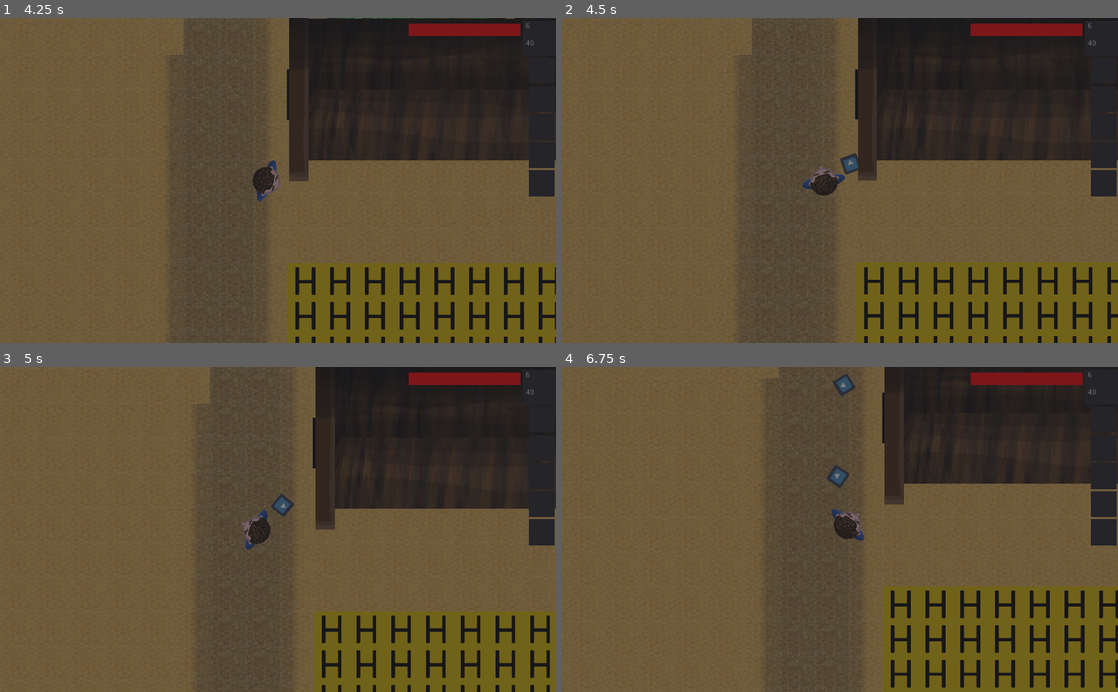
Above: before the commit, frames 1-4 (two rows, left to right).
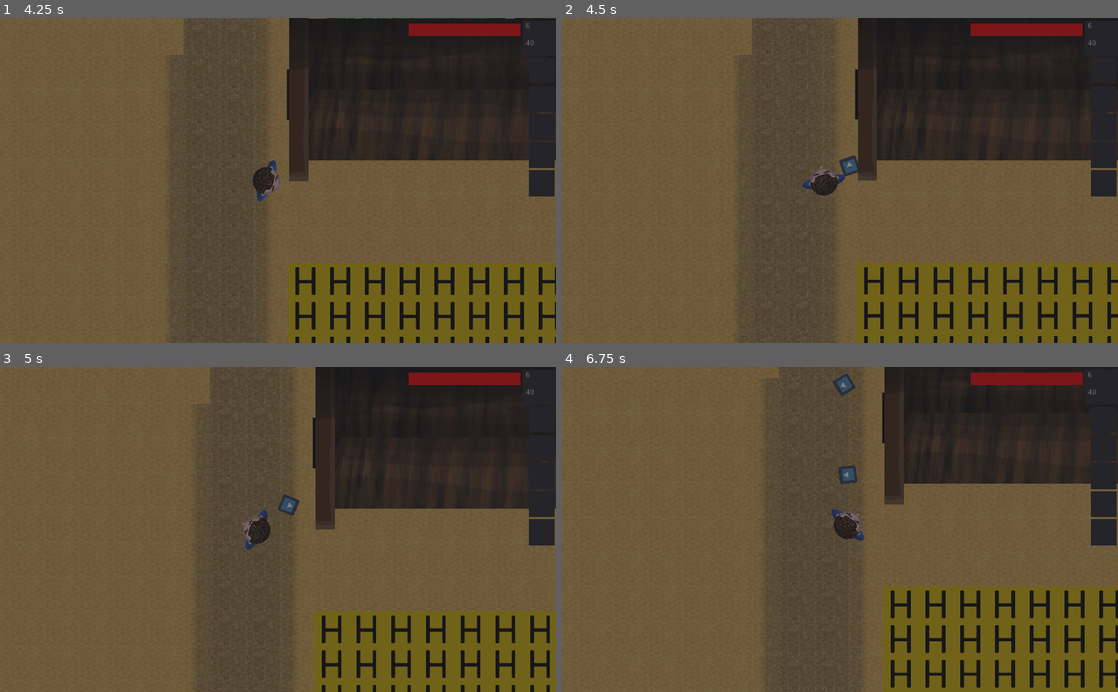
Above: after the commit, the same moments.

Repository: JortvD/ld49
Game: Godot game, scene res://scenes/MainScene.tscn
Two runs of this game, one before a commit and one after it. Both use one fixed random seed, a clock stepped at 60 frames per second and the inputs below. The engine's default icon, where the game draws it, is replaced by a stand-in: a white triangle on a blue panel in a dark square.
Inputs (mouse positions are in pixels of both pictures, inside the frame that each line leads up to):
- Up to frame 1 (4.25 s): tap Enter at 0.5 s; move the mouse to (400, 164) at 0.52 s; hold Right (ui_right) 0.53-1.28 s; tap Space at 0.6, 0.77, 1.07, 1.52, 1.55, 1.82, 2.1, 3.02, 3.05, 3.32, 3.6, 3.77, 4.07 s; move the mouse to (166, 196) at 1.27 s; hold Down (ui_down) 1.28-2.03 s; tap R at 1.35, 2.85 s; move the mouse to (333, 109) at 2.02 s; hold Right (ui_right) 2.03-2.78 s; move the mouse to (250, 245) at 2.77 s; hold Up (ui_up) 2.78-3.53 s; move the mouse to (444, 229) at 3.52 s; hold Left (ui_left) from 3.53 s (still down)
- Up to frame 2 (4.5 s): keep holding Left (ui_left); move the mouse to (673, 131) at 4.27 s; tap R at 4.35 s
- Up to frame 3 (5 s): keep holding Left (ui_left); tap Space at 4.52, 4.55, 4.82 s
- Up to frame 4 (6.75 s): move the mouse to (867, 529) at 5.02 s; release Left (ui_left) at 5.03 s; hold Down (ui_down) 5.03-5.78 s; tap Space at 5.1, 6.02, 6.05, 6.32, 6.6 s; move the mouse to (756, 448) at 5.77 s; hold Right (ui_right) 5.78-6.53 s; tap R at 5.85 s; move the mouse to (962, 513) at 6.52 s; hold Up (ui_up) from 6.53 s (still down)

Frame 1 is identical in both runs. In frame 2, 0.1% of the frame differs, in the area x 49-54%, y 41-49%; in frame 3, 0.2%; in frame 4, 0.3%, in the area x 47-54%, y 2-38%.

Commit message:
Mayor talkie walkie

Diff:
--- a/Player/Player.gd
+++ b/Player/Player.gd
@@ -16,6 +16,7 @@
 
 var alcohol = 1
 var money = 0
+var city_money = 0
 
 func _ready():
 	for n in range(INVENTORY_SIZE):
--- a/dialog.json
+++ b/dialog.json
@@ -235,9 +235,225 @@
 					"type": "EXIT",
 					"name": "#npc#",
 					"text": "If you didn't need to be here, why are you here than?"
+				},
+				{
+					"id": "b2",
+					"type": "LOGIC",
+					"t": "b3",
+					"f": "d1",
+					"var": "money",
+					"prop": "EQ",
+					"const": "1"
+				},
+				{
+					"id": "b2",
+					"type": "EXIT",
+					"name": "Mayor",
+					"text": "Oh wow, I don't know what to say. Thanks for the 'donation' though!"
+				},
+				{
+					"id": "d1",
+					"type": "EXIT",
+					"name": "Mayor",
+					"text": "You can't make a 'donation' without money"
 				}
 			]
 
+		},
+		{
+			"id": "mayor-buying-city",
+			"dictionary": ["npc"],
+			"variables": ["money", "reputation"],
+			"start": "a1",
+			"messages": [
+				{
+					"id": "a1",
+					"name": "Mayor",
+					"text": "I don't know what to do...",
+					"next": "a2",
+					"type": "CONTINUE"
+				},{
+					"id": "a2",
+					"name": "Mayor",
+					"text": "We are all out of money....",
+					"next": "a3",
+					"type": "CONTINUE"
+				},{
+					"id": "a3",
+					"name": "Mayor",
+					"text": "I don't have any options left...",
+					"next": "a4",
+					"type": "CONTINUE"
+				},{
+					"id": "a4",
+					"name": "Mayor",
+					"text": "Do you have any idea what I should do?",
+					"choices": [
+						{
+							"text": "Sell the city",
+							"next": "a4a1"
+						},
+						{
+							"text": "I can 'donate' money",
+							"next": "a4b1"
+						},
+						{
+							"text": "I don't know",
+							"next": "a4c1"
+						}
+					],
+					"type": "QUESTION"
+				},{
+					"id": "a4a1",
+					"t": "a4a2",
+					"f": "a4a3",
+					"var": "reputation",
+					"prop": "EQ",
+					"const": "100",
+					"type": "LOGIC"
+				},{
+					"id": "a4a2",
+					"name": "Mayor",
+					"text": "You know what. You are right. I put my full trust in you. ",
+					"type": "EXIT"
+				},{
+					"id": "a4a3",
+					"name": "Mayor",
+					"text": "Why would you even suggest that? That is a very stupid idea",
+					"type": "EXIT"
+				},{
+					"id": "a4b1",
+					"t": "a4b2",
+					"f": "a4b3",
+					"var": "money",
+					"prop": "EQ",
+					"const": "1",
+					"type": "LOGIC"
+				},{
+					"id": "a4b2",
+					"name": "Mayor",
+					"text": "Thank you! In these dificult times a 'donation' is always welcome!",
+					"type": "EXIT"
+				},{
+					"id": "a4b3",
+					"name": "Mayor",
+					"text": "I would love to have a 'donation', but it seems like you don't have that kind of money",
+					"type": "EXIT"
+				},{
+					"id": "a4c1",
+					"name": "Mayor",
+					"text": "I think I am doomed...",
+					"type": "EXIT"
+				}
+			]
+		},
+		{
+			"id": "mayor-bank",
+			"dictionary": ["npc"],
+			"variables": [],
+			"start": "a1",
+			"messages": [
+				{
+					"id": "a1",
+					"name": "mayor",
+					"text": "Oh don't mind me I am just withdrawing some money",
+					"next": "a2",
+					"type": "CONTINUE"
+				},{
+					"id": "a2",
+					"name": "Mayor",
+					"text": "Probably shouldn't do this after those few beers at the saloon",
+					"next": "a3",
+					"type": "CONTINUE"
+				},{
+					"id": "a3",
+					"name": "Mayor",
+					"text": "I can get quite forgetful",
+					"next": "a4",
+					"type": "CONTINUE"
+				},{
+					"id": "a4",
+					"name": "Mayor",
+					"text": "Well I should probably get back to work very soon",
+					"type": "EXIT"
+				}
+			]
+		},
+		{
+			"id": "mayor-sleeping",
+			"dictionary": ["npc"],
+			"variables": [],
+			"start": "a1",
+			"messages": [
+				{
+					"id": "a1",
+					"name": "Mayor",
+					"text": "Get out of my home I am trying to sleep",
+					"type": "EXIT"
+				}
+			]
+		},
+		{
+			"id": "mayor-working",
+			"dictionary": ["npc"],
+			"variables": ["reputation"],
+			"start": "a1",
+			"messages": [
+				{
+					"id": "a1",
+					"t": "b1",
+					"f": "c1",
+					"var": "reputation",
+					"prop": "GT",
+					"const": "70",
+					"type": "LOGIC"
+				},{
+					"id": "b1",
+					"name": "Mayor",
+					"text": "Nice to see you. I can use someone to brighten the room while working",
+					"type": "EXIT"
+				},{
+					"id": "c1",
+					"t": "d1",
+					"f": "e1",
+					"var": "reputation",
+					"prop": "LT",
+					"const": "30",
+					"type": "LOGIC"
+				},{
+					"id": "d1",
+					"name": "Mayor",
+					"text": "Go away while I'm working!",
+					"type": "EXIT"
+				},{
+					"id": "e1",
+					"name": "Mayor",
+					"text": "Would you like to be quiet while I'm working",
+					"type": "EXIT"
+				}
+			]
+		},
+		{
+			"id": "mayor-relaxing",
+			"dictionary": ["npc"],
+			"variables": ["money", "reputation"],
+			"start": "a1",
+			"messages": [
+				{
+					"id": "a1",
+					"name": "Mayor",
+					"text": "I'm sorry I would like to be left alone and enjoy my beer on my own.",
+					"type": "EXIT"
+				}
+			]
+		},
+		{
+			"id": "template",
+			"dictionary": ["npc"],
+			"variables": ["money", "reputation"],
+			"start": "a1",
+			"messages": [
+			]
 		}
 	]
 }
--- a/dialog/DialogueSystem.gd
+++ b/dialog/DialogueSystem.gd
@@ -66,17 +66,22 @@
 			show_dialog()
 			show_text(parse_text(message.name, cur_story.dict), parse_text(message.text, cur_story.dict), choices)
 		"LOGIC":
+			var constant = message["const"]
+
+			if(constant.is_valid_integer()): constant = int(constant)
+			elif(constant.is_valid_float()): constant = float(constant)
+
 			match message.prop:
 				"EQ": # =
-					if(cur_story.vars[message.var] == message["const"]):
+					if(cur_story.vars[message.var] == constant):
 						open_message(message.t)
 					else: open_message(message.f)
 				"LT": # <
-					if(cur_story.vars[message.var] < message["const"]):
+					if(cur_story.vars[message.var] < constant):
 						open_message(message.t)
 					else: open_message(message.f)
 				"GT": # >
-					if(cur_story.vars[message.var] > message["const"]):
+					if(cur_story.vars[message.var] > constant):
 						open_message(message.t)
 					else: open_message(message.f)
 				"HAS": # .has
--- a/npc/Handler1.gd
+++ b/npc/Handler1.gd
@@ -31,9 +31,31 @@
 		if event.scancode == KEY_SPACE and $"/root/MainScene/CanvasLayer/DayNightCycle".hour == 7:
 			$"/root/MainScene/CanvasLayer/Dialog".start_story("mayor-walking", {"npc": $"..".names["Mayor"]}, {}, self)
 			$"..".start_conversation()
-		if event.scancode == KEY_SPACE and $"/root/MainScene/CanvasLayer/DayNightCycle".hour >= 15 and $"/root/MainScene/CanvasLayer/DayNightCycle".hour <= 18:
+		if event.scancode == KEY_SPACE and $"/root/MainScene/CanvasLayer/DayNightCycle".hour >= 14 and $"/root/MainScene/CanvasLayer/DayNightCycle".hour < 18 and not $"/root/MainScene/Player".city_money == 0:
 			$"/root/MainScene/CanvasLayer/Dialog".start_story("mayor-bribing", {"npc": $"..".names["Mayor"]}, {"money": $"/root/MainScene/Player".money, "reputation": $"..".reputation["Player"]}, self)
 			$"..".start_conversation()
+		if event.scancode == KEY_SPACE and $"/root/MainScene/CanvasLayer/DayNightCycle".hour >= 14 and $"/root/MainScene/CanvasLayer/DayNightCycle".hour < 18 and $"/root/MainScene/Player".city_money == 0:
+			$"/root/MainScene/CanvasLayer/Dialog".start_story("mayor-buying-city", {"npc": $"..".names["Mayor"]}, {"money": $"/root/MainScene/Player".money, "reputation": $"..".reputation["Player"]}, self)
+			$"..".start_conversation()
+		if event.scancode == KEY_SPACE and $"/root/MainScene/CanvasLayer/DayNightCycle".hour >= 18 and $"/root/MainScene/CanvasLayer/DayNightCycle".hour < 19:
+			$"/root/MainScene/CanvasLayer/Dialog".start_story("mayor-bank", {"npc": $"..".names["Mayor"]}, {}, self)
+			$"..".start_conversation()
+		if event.scancode == KEY_SPACE and $"/root/MainScene/CanvasLayer/DayNightCycle".hour >= 2 and $"/root/MainScene/CanvasLayer/DayNightCycle".hour < 8:
+			$"/root/MainScene/CanvasLayer/Dialog".start_story("mayor-sleeping", {"npc": $"..".names["Mayor"]}, {}, self)
+			$"..".start_conversation()
+		if event.scancode == KEY_SPACE and $"/root/MainScene/CanvasLayer/DayNightCycle".hour >= 2 and $"/root/MainScene/CanvasLayer/DayNightCycle".hour < 8:
+			$"/root/MainScene/CanvasLayer/Dialog".start_story("mayor-sleeping", {"npc": $"..".names["Mayor"]}, {}, self)
+			$"..".start_conversation()
+		if event.scancode == KEY_SPACE and $"/root/MainScene/CanvasLayer/DayNightCycle".hour >= 8 and $"/root/MainScene/CanvasLayer/DayNightCycle".hour < 12:
+			$"/root/MainScene/CanvasLayer/Dialog".start_story("mayor-working", {"npc": $"..".names["Mayor"]}, {"reputation": $"..".reputation["Player"]}, self)
+			$"..".start_conversation()
+		if event.scancode == KEY_SPACE and $"/root/MainScene/CanvasLayer/DayNightCycle".hour >= 12 and $"/root/MainScene/CanvasLayer/DayNightCycle".hour < 14:
+			$"/root/MainScene/CanvasLayer/Dialog".start_story("mayor-relaxing", {"npc": $"..".names["Mayor"]}, {}, self)
+			$"..".start_conversation()
+		if event.scancode == KEY_SPACE and ($"/root/MainScene/CanvasLayer/DayNightCycle".hour >= 19 or $"/root/MainScene/CanvasLayer/DayNightCycle".hour < 2):
+			$"/root/MainScene/CanvasLayer/Dialog".start_story("mayor-relaxing", {"npc": $"..".names["Mayor"]}, {}, self)
+			$"..".start_conversation()
+
 
 func _story_message(id):
 	pass
